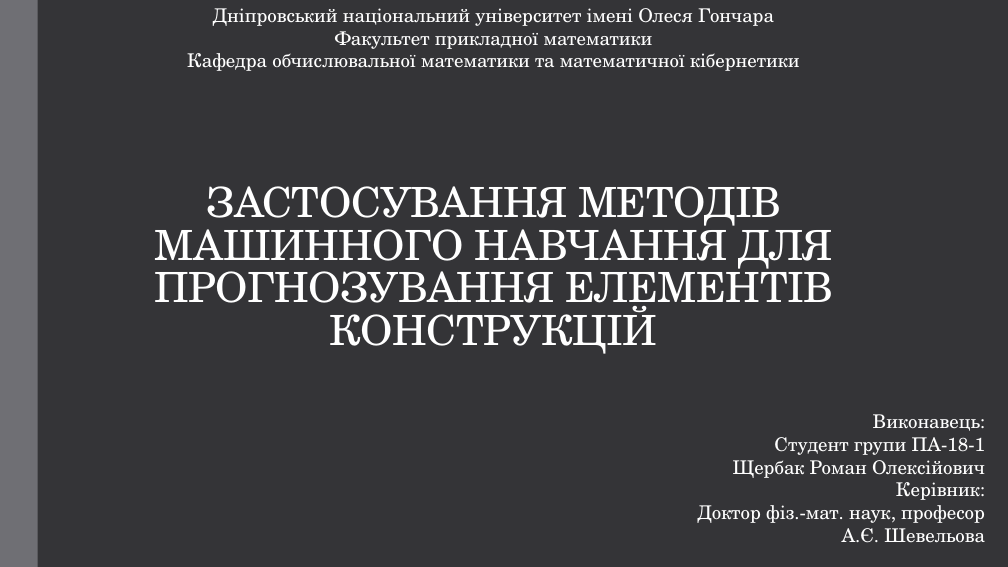
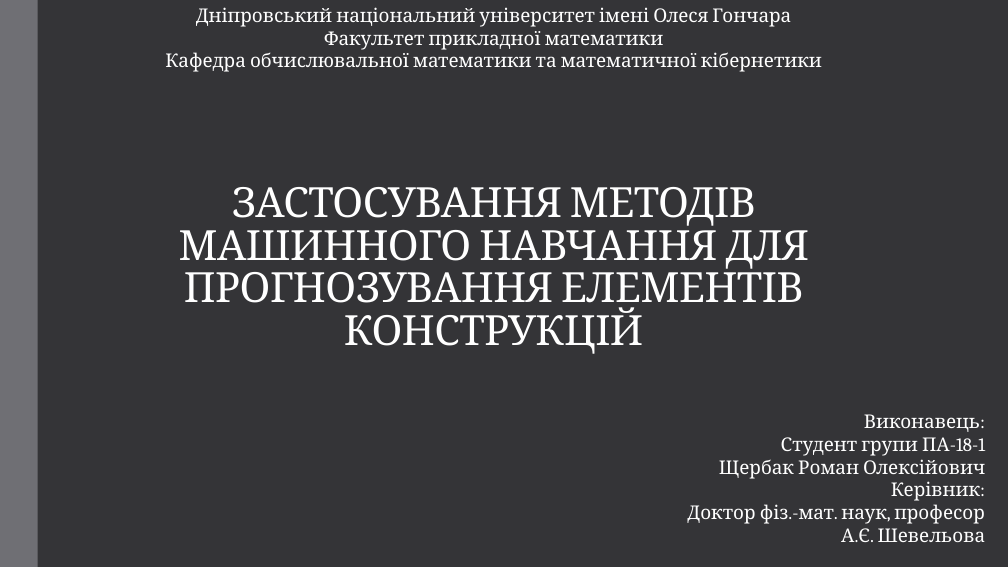
Before and after one commit to Romchyk-S/Thesis, a slide deck: slide 1 of Застосування методів машинного навчання для прогнозування елементів конструкцій-1.pptx. Drawn at 1008x567 pixels with LibreOffice and Linux fonts; fonts in the diff are those of the drawing. Boxes give left, top, right and bottom in pixels: in the first picture for what was removed or moved away, otherwise in the second. Text is boxed around its words. In the diff, an @@ line names an element or a change of style, - is before the commit and + after.

```diff
--- a/Застосування методів машинного навчання для прогнозування елементів конструкцій-1.pptx
+++ b/Застосування методів машинного навчання для прогнозування елементів конструкцій-1.pptx
@@ font TeX Gyre Schola to Cambria in 3 elements at [179,187,809,354], [165,7,822,72], [687,414,986,542] @@
```
Also in this commit, not shown: 13 other slides changed, 16 other files.
